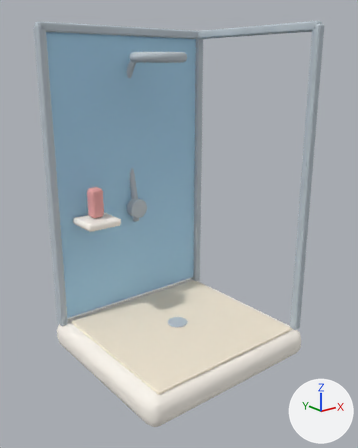
Renders of the glTF model assets/3d/native/bathroomShowerCabin.glb from each side of a commit.
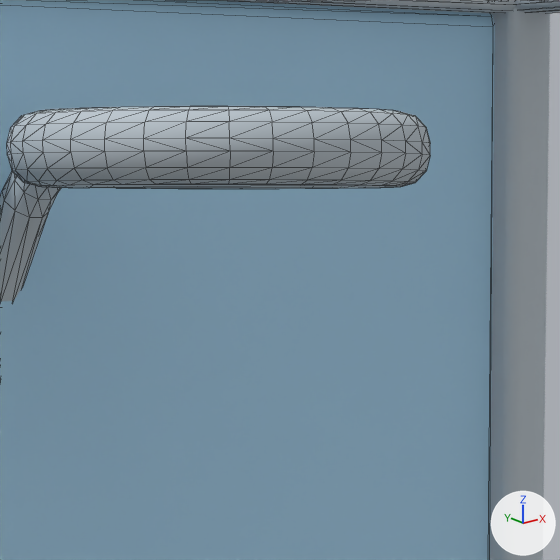
Old and new are each drawn whole from a 50 mm camera at (-1.95, -2.455, 1.923) aimed at (-0.013, -0.033, 0.954) and again close up on the part from 36% to 57% of the width and 8% to 25% of the height. The axes (+X, +Y, +Z) are drawn at lower right. The lights are the same throughout. The first two pictures are the older version. The close-ups show mesh edges as thin lines. Where no turn or scale is listed for an object, it has been applied to the vertices.

The first close-up shows 'Frosted back panel', 'Rain shower head', 'Shower pipe', 'Shower top rail', 'Shower upright.001' and 1 more.
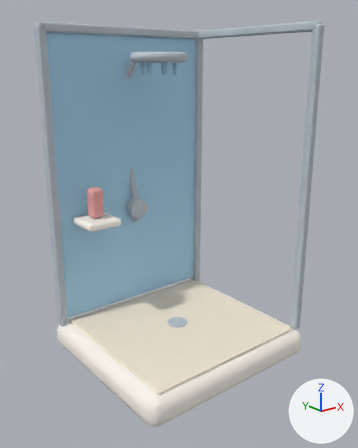
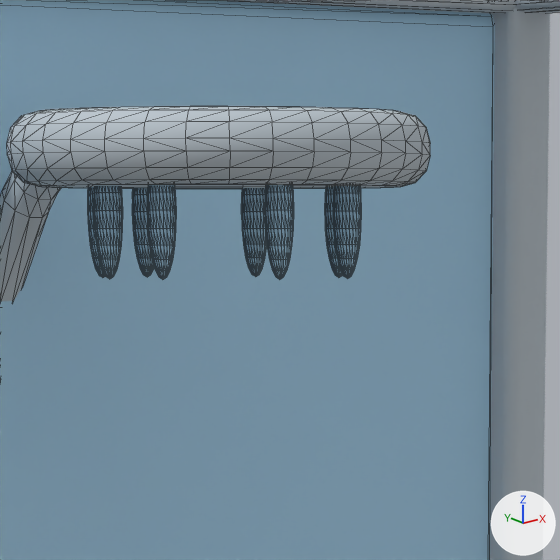
Changed parts and their boxes (x1, y1, x2, y2) in the close-ups (560 x 560 px):
'Bathroom water drop 8', added (blue): after (147, 185, 176, 280)
'Bathroom water drop 5', added (blue): after (265, 185, 294, 280)
'Bathroom water drop 3', added (blue): after (94, 186, 123, 279)
'Bathroom water drop 2', added (blue): after (333, 186, 361, 279)
'Bathroom water drop 4', added (blue): after (242, 188, 267, 277)
'Bathroom water drop 1', added (blue): after (132, 188, 154, 277)
'Bathroom water drop 7', added (blue): after (325, 187, 343, 277)
'Bathroom water drop 6', added (blue): after (88, 187, 105, 278)

What the commit changed:
Mesh me_sphere_079 is new.
It is a UV sphere (24 segments, 12 rings, poles along z) spanning x -0.012..0.012, y -0.012..0.012, z -0.055..0.055.
It uses material mat_blue (blue #a9d5f0).
Object 'Bathroom water drop 8' (ob_bathroom_water_drop_8) is new; it shows me_sphere_079.
Its location is (-0.098, 0.139, 1.94).
Object 'Bathroom water drop 7' (ob_bathroom_water_drop_7) is new; it shows a copy of me_sphere_079.
Its location is (0.106, 0.161, 1.94).
Object 'Bathroom water drop 6' (ob_bathroom_water_drop_6) is new; it shows a copy of me_sphere_079.
Its location is (-0.059, 0.283, 1.94).
Object 'Bathroom water drop 5' (ob_bathroom_water_drop_5) is new; it shows a copy of me_sphere_079.
Its location is (-0.019, 0.082, 1.94).
Object 'Bathroom water drop 4' (ob_bathroom_water_drop_4) is new; it shows a copy of me_sphere_079.
Its location is (0.087, 0.257, 1.94).
Object 'Bathroom water drop 3' (ob_bathroom_water_drop_3) is new; it shows a copy of me_sphere_079.
Its location is (-0.11, 0.2, 1.94).
Object 'Bathroom water drop 2' (ob_bathroom_water_drop_2) is new; it shows a copy of me_sphere_079.
Its location is (0.074, 0.109, 1.94).
Object 'Bathroom water drop 1' (ob_bathroom_water_drop_1) is new; it shows a copy of me_sphere_079.
Its location is (0.0, 0.3, 1.94).
